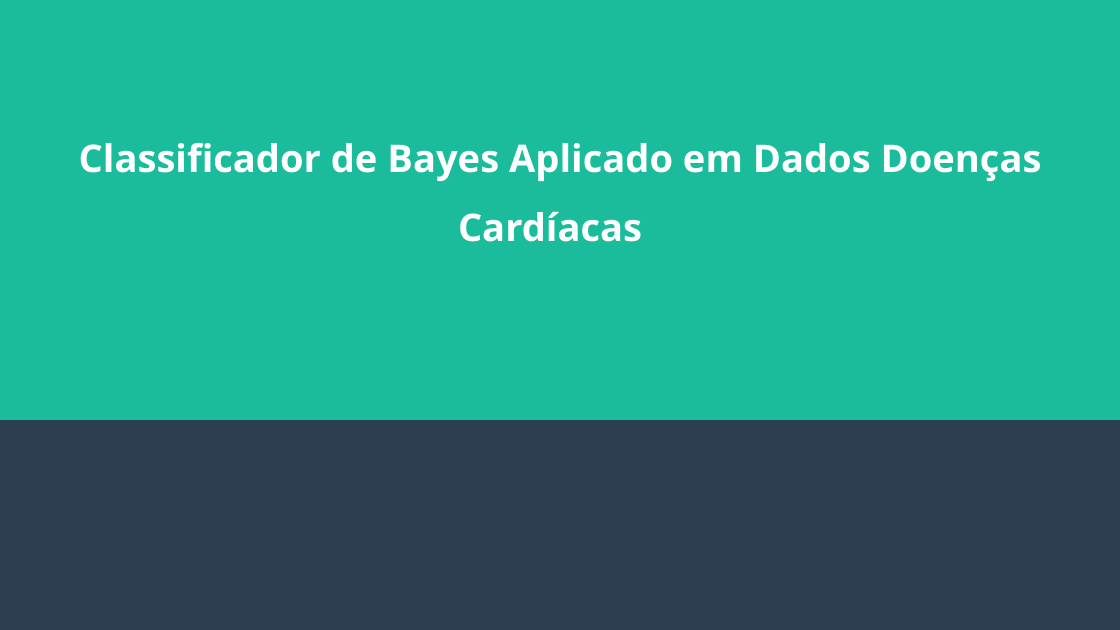
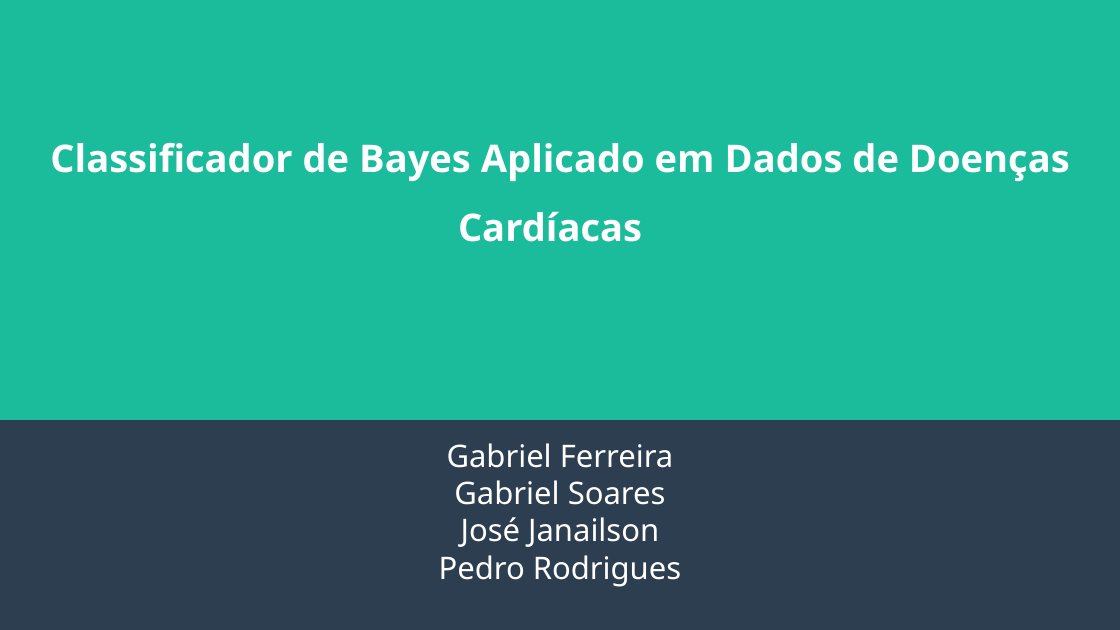
Before and after one commit to gabriel-ferreira-da-silva/Naive-Bayes-On-Heart-Diseases-Data, a slide deck: slide 1 of Slides estatistica.odp. Drawn at 1120x630 pixels with LibreOffice and Linux fonts; fonts in the diff are those of the drawing. Boxes give left, top, right and bottom in pixels: in the first picture for what was removed or moved away, otherwise in the second. Text is boxed around its words. In the diff, an @@ line names an element or a change of style, - is before the commit and + after.

Commit message:
slides modificado, pdf adicionado

```diff
--- a/Slides estatistica.odp
+++ b/Slides estatistica.odp
@@ title at (50, 143, 1070, 242): text changed @@
-Classificador de Bayes Aplicado em Dados Doenças Cardíacas
+Classificador de Bayes Aplicado em Dados de Doenças Cardíacas
@@ subtitle added at (439, 443, 681, 587), 22 pt, text #FFFFFF @@
+Gabriel Ferreira
+Gabriel Soares
+José Janailson
+Pedro Rodrigues
```
Also in this commit, not shown: 2 other files.
